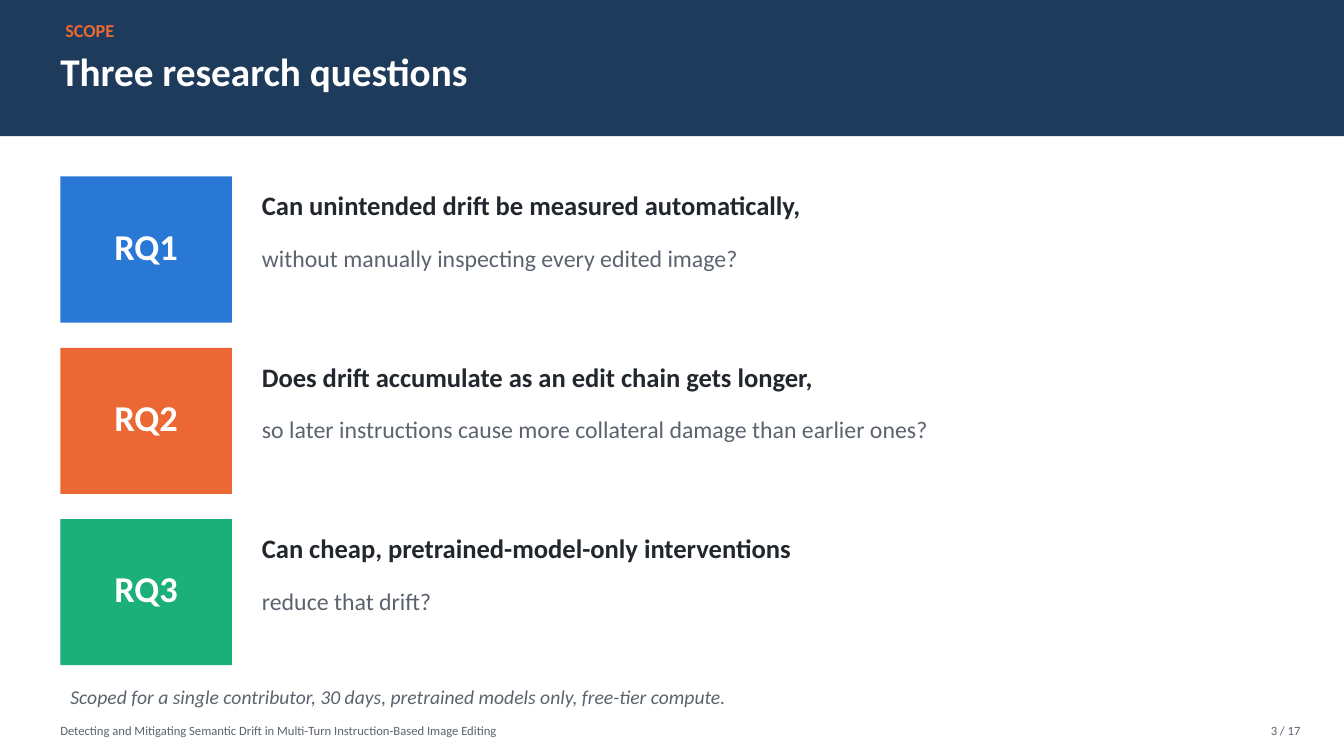
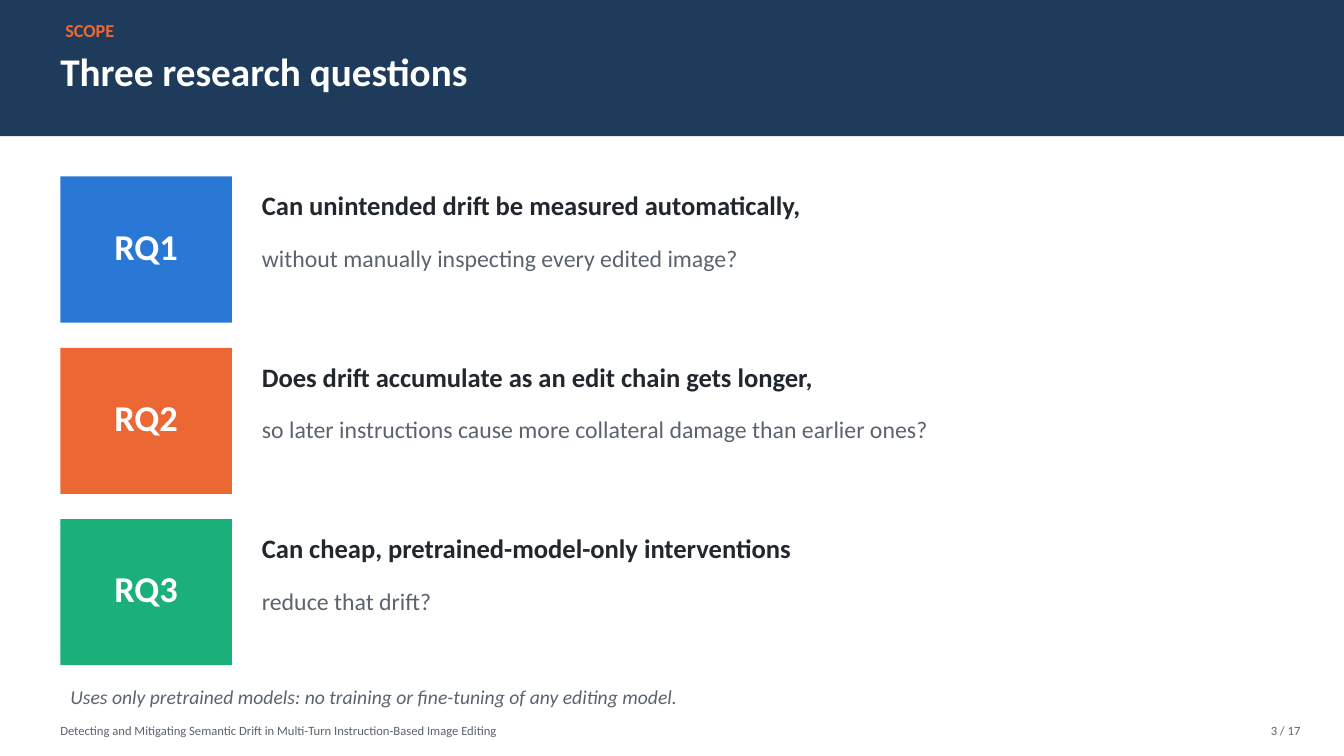
Before and after one commit to imanshadilshan/semantic_drift, a slide deck: slide 3 of Final Paper/semantic_drift_defense_slides.pptx. Drawn at 1344x756 pixels with LibreOffice and Linux fonts; fonts in the diff are those of the drawing. Boxes give left, top, right and bottom in pixels: in the first picture for what was removed or moved away, otherwise in the second. Text is boxed around its words. In the diff, an @@ line names an element or a change of style, - is before the commit and + after.

```diff
--- a/Final Paper/semantic_drift_defense_slides.pptx
+++ b/Final Paper/semantic_drift_defense_slides.pptx
@@ text at box(70, 690, 677, 708): text changed @@
-Scoped for a single contributor, 30 days, pretrained models only, free-tier compute.
+Uses only pretrained models: no training or fine-tuning of any editing model.
```
Also in this commit, not shown: 8 other files.
